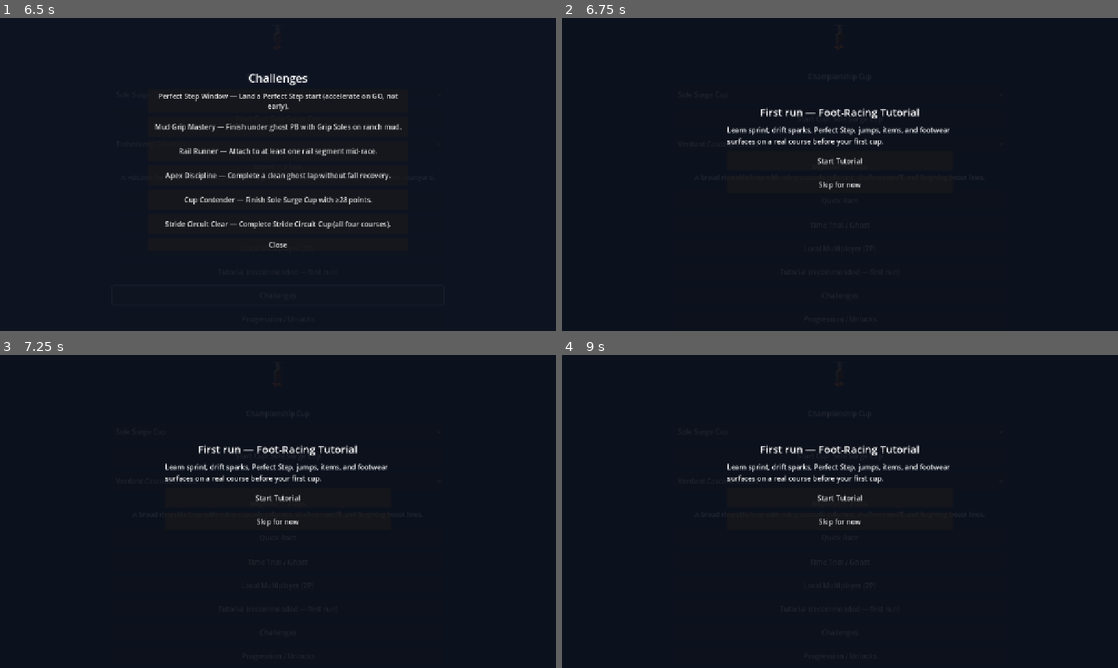
Above: before the commit, frames 1-4 (two rows, left to right).
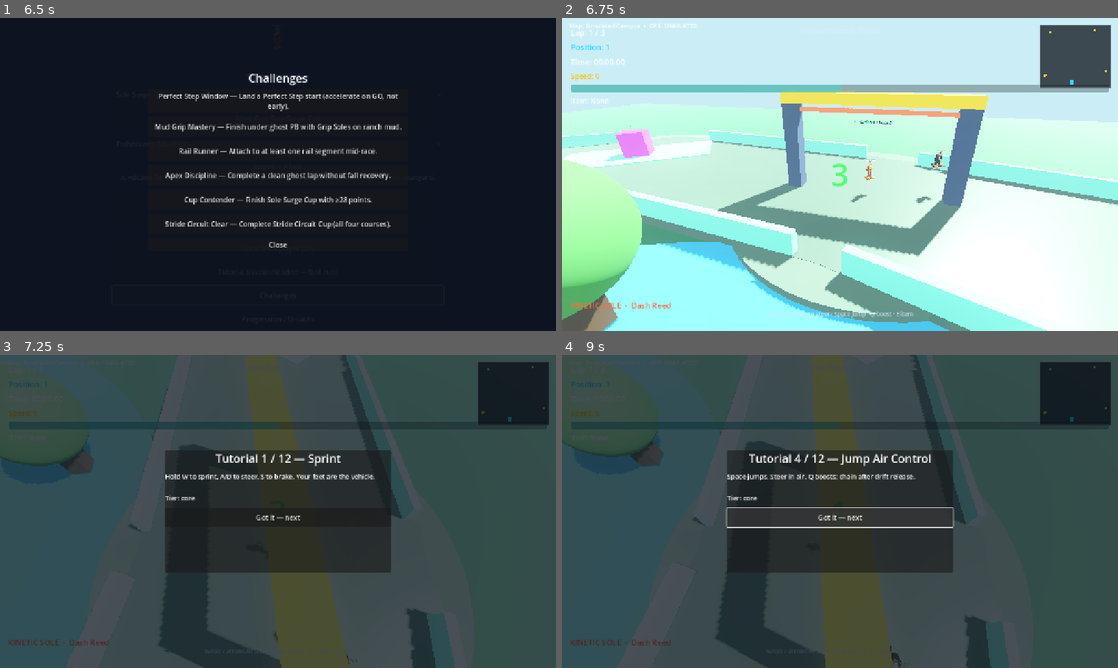
Above: after the commit, the same moments.

Repository: gunnchOS3k/pedestrian-pursuit
Game: Godot game, scene res://scenes/main/MainMenu.tscn
Two runs of this game, one before a commit and one after it. Both use one fixed random seed, a clock stepped at 60 frames per second and the inputs below.
Inputs (mouse positions are in pixels of both pictures, inside the frame that each line leads up to):
- Up to frame 1 (6.5 s): click "Start Cup: Sole Surge Cup" at 0.5 s; click "Start Cup: Sole Surge Cup" at 1.25 s; click "Skip for now" at 2 s; click "Sole Surge Cup" at 2.75 s; click "Verdant Cascade Circuit" at 3.5 s; click "Quick Race" at 4.25 s; click "Emberkeep Gauntlet" at 5 s; click "Challenges" at 5.75 s
- Up to frame 2 (6.75 s): click "Perfect Step Window — Land a …" at 6.5 s
- Up to frame 3 (7.25 s): no input
- Up to frame 4 (9 s): click (840, 517) at 7.25 s, where only the run after the commit has a clickable "Got it — next"; click (840, 549) at 8 s, where only the run after the commit has a clickable "Got it — next"; click (840, 527) at 8.75 s, where only the run after the commit has a clickable "Got it — next"

Frame 1 is identical in both runs. In frame 2, 100% of the frame differs, in the area x 0-100%, y 0-100%; in frame 3, 90%; in frame 4, 92%.
Error before the commit: Parse Error: Cannot infer the type of "vent_pos" variable because the value doesn't have a set type. (res://scripts/tracks/CourseTrack.gd:1062)

Commit message:
Fix Emberkeep vent_pos typed inference so RaceScene compiles in CI.
Unblocks WP-014 / Verdant repro / Gate 1 headless; give the godot job more timeout headroom for the four Kinetic Sole captures.

Co-authored-by: Cursor <cursoragent@cursor.com>

Diff:
--- a/scripts/tracks/CourseTrack.gd
+++ b/scripts/tracks/CourseTrack.gd
@@ -1058,8 +1058,9 @@
 		var dir := exitp - entry
 		dir.y = 0.0
 		var side := Vector3(-dir.z, 0.0, dir.x).normalized() if dir.length_squared() > 0.01 else Vector3.RIGHT
-		for s in [-1.0, 1.0]:
-			var vent_pos := mid + side * (10.5 * s) + Vector3(0.0, 1.4, 0.0)
+		var vent_sides: Array[float] = [-1.0, 1.0]
+		for s in vent_sides:
+			var vent_pos: Vector3 = mid + side * (10.5 * s) + Vector3(0.0, 1.4, 0.0)
 			_add_visual_cylinder(parent, vent_pos, 1.6, 2.8, Color(0.25, 0.18, 0.16))
 			_add_visual_cylinder(
 				parent, vent_pos + Vector3(0.0, 2.2, 0.0), 1.1, 1.6, Color(1.0, 0.35, 0.08), true
Not shown, changed: .github/workflows/gate1-ci.yml
